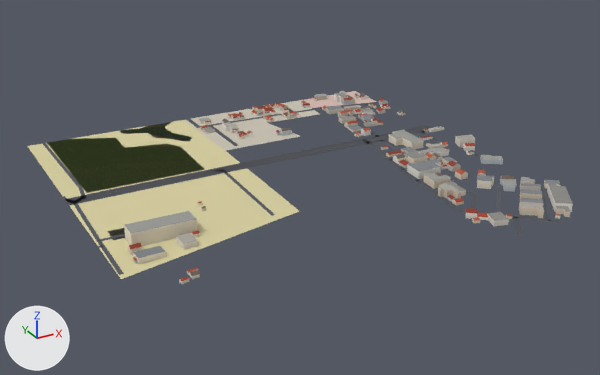
What one commit did to the glTF model public/tiles/0_1.lod0.glb.
Rendered twice from a camera (50 mm lens) standing at (-427.0, -803.0, 383.0) and looking at (8.0, -12.0, -12.0). The lights are fixed; the arrows at lower left show +X, +Y and +Z. The first picture is the older version. Where no turn or scale is listed for an object, it has been applied to the vertices. Vertices at exactly the same position are counted once.

Names of what the first picture shows: 'buildings_roofs', 'buildings_walls', 'landuse', 'roads'.
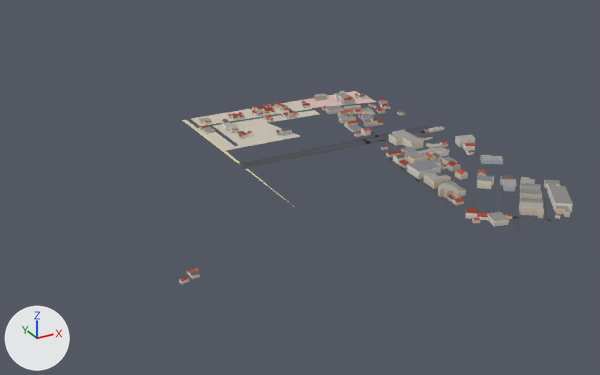
Where the newer file only moved an object's origin or applied its transform, the numbers keep the older frame.

What differs and where, as boxes [x1, y1, x2, y2] in the pictures (600 x 375 px; the box of a moved part takes in the faces that stretch with it):
'landuse', reshaped: before [28, 91, 377, 279]; after [182, 91, 377, 208]
'buildings_walls', reshaped (12% narrower): before [124, 92, 573, 284]; after [179, 92, 573, 284]
'buildings_roofs', reshaped (12% narrower): before [125, 91, 573, 281]; after [180, 91, 573, 281]
'roads', reshaped (27% narrower, 23% shorter): before [42, 102, 565, 275]; after [186, 102, 565, 235]
part 1 of me_landuse, deleted: before [121, 122, 191, 141]
part 2 of me_landuse, deleted (green): before [47, 138, 205, 193]
part 3 of me_landuse, deleted: before [108, 228, 125, 240]
part 4 of me_landuse, moved or reshaped: before [28, 120, 299, 279]; after [182, 120, 296, 208]
part 5 of me_roads, deleted: before [42, 143, 275, 275]
part 6 of me_roads, cut back: before [65, 140, 365, 205]; after [238, 140, 365, 169]
part 7 of me_buildings_walls, deleted (beige): before [124, 203, 206, 264]
part 8 of me_buildings_roofs, deleted: before [125, 201, 206, 261]

Diff of the bpy script that builds the scene:
```diff
--- a/public/tiles/0_1.lod0.glb.py
+++ b/public/tiles/0_1.lod0.glb.py
@@ me_landuse @@
 # used by ob_landuse; location = (0.0, 54.3, 0.0)
 # verts and faces of me_landuse; kept vertices keep their numbers, new ones are numbered from 46
 # before: 3 (-35.0, 196.0, 0.0) at pixel (183, 119), 4 (-33.0, 57.0, 0.0) at pixel (225, 150), 11 (-36.0, -147.0, 0.0) at pixel (300, 211), 12 (-250.0, 196.0, 0.0) at pixel (27, 145), 13 (-250.0, -196.0, 0.0) at pixel (121, 279)
-me_landuse.from_pydata(...)  # 46 vertices, 38 faces; spans x -250.0..250.0, y -196.0..196.0, z 0.0
+me_landuse.from_pydata(...)  # 14 vertices, 11 faces; spans x -250.0..250.0, y -196.0..196.0, z 0.0
+# me_landuse part 1: the loose piece of 20 vertices spanning x -128.0..-51.0, y 110.0..196.0, z 0.0 is deleted
+# me_landuse part 2: the loose piece of 8 vertices spanning x -225.0..-77.0, y 11.0..196.0, z 0.0 is deleted
+# me_landuse part 3: the loose piece of 4 vertices spanning x -233.0..-147.0, y -120.0..-94.0, z 0.0 is deleted
+# me_landuse part 4
+delete_vertices([12])  # with the faces that use them
+verts[46] = (-37.0, 196.0, 0.0)  # pixel (181, 120)
+faces += [(3, 46, 11), (3, 11, 4)]
+# other edits to the shape of me_landuse do not show in these pictures
 me_landuse.materials.append(mat_landuse)
@@ me_roads @@
 # used by ob_roads; location = (-0.8, -0.3, 0.1)
-me_roads.from_pydata(...)  # 243 vertices, 170 faces; spans x -251.0..251.0, y -252.0..252.0, z 0.0
+me_roads.from_pydata(...)  # 176 vertices, 124 faces; spans x -36.0..251.0, y -252.0..252.0, z 0.0
+# me_roads part 5: 11 loose pieces with 57 vertices, spanning x -251.0..-59.0, y -133.0..250.0, z 0.0, are deleted
+# me_roads part 6: 16 vertices removed from x -249.0..-61.0, y 42.0..64.0, z 0.0; 4 vertices added at x -36.0, y 44.0..64.0, z 0.0
+# other edits to the shape of me_roads do not show in these pictures
 me_roads.materials.append(mat_roads)
@@ me_buildings_walls @@
 # used by ob_buildings_walls; location = (16.7, 1.3, 8.0)
-me_buildings_walls.from_pydata(...)  # 1710 vertices, 1739 faces; spans x -246.0..246.0, y -245.0..245.0, z -8.0..8.0
+me_buildings_walls.from_pydata(...)  # 1634 vertices, 1663 faces; spans x -222.0..246.0, y -245.0..245.0, z -8.0..2.0
+# me_buildings_walls part 7: 8 loose pieces with 76 vertices, spanning x -246.0..-139.0, y -124.0..-25.0, z -8.0..8.0, are deleted
 me_buildings_walls.materials.append(mat_buildings_walls)
@@ me_buildings_roofs @@
 # used by ob_buildings_roofs; location = (16.7, 1.3, 9.6)
-me_buildings_roofs.from_pydata(...)  # 979 vertices, 657 faces; spans x -246.0..246.0, y -245.0..245.0, z -6.0..6.0
+me_buildings_roofs.from_pydata(...)  # 936 vertices, 630 faces; spans x -222.0..246.0, y -245.0..245.0, z -6.0..0.0
+# me_buildings_roofs part 8: 8 loose pieces with 43 vertices, spanning x -246.0..-139.0, y -124.0..-25.0, z -6.0..6.0, are deleted
 me_buildings_roofs.materials.append(mat_buildings_roofs)
```
